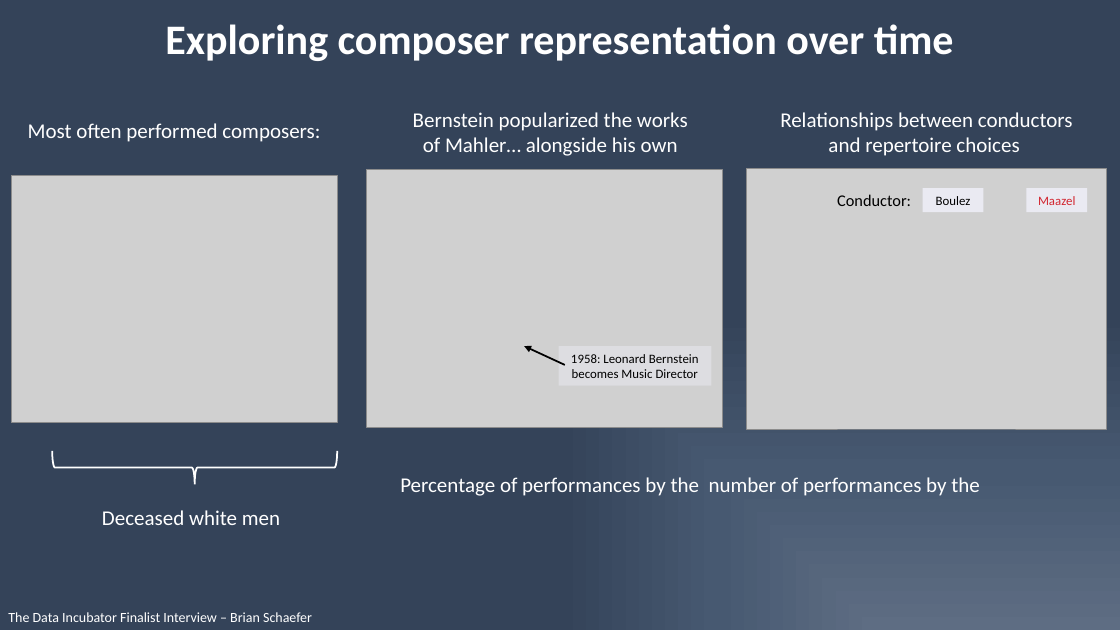
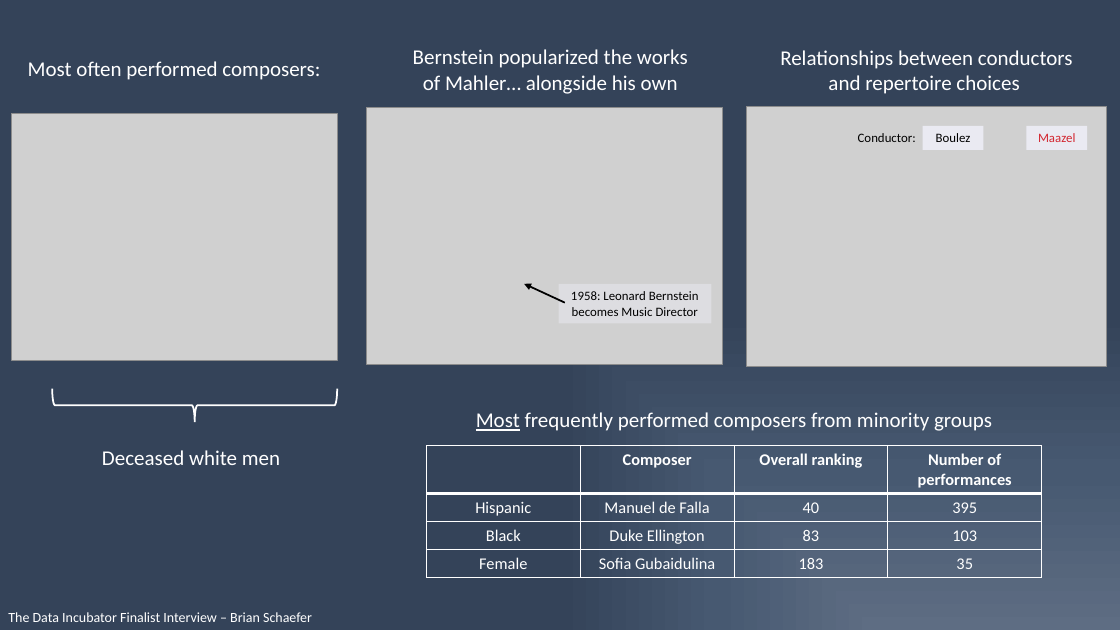
Before and after one commit to physinet/NY-Phil-EDA, a slide deck: slide 3 of interview_pitch.pptx. Drawn at 1120x630 pixels with LibreOffice and Linux fonts; fonts in the diff are those of the drawing; grey boxes stand for pictures. Boxes give left, top, right and bottom in pixels: in the first picture for what was removed or moved away, otherwise in the second. Text is boxed around its words. In the diff, an @@ line names an element or a change of style, - is before the commit and + after.

Commit message:
Try to look for female composers
Not trivial to match names - need exact match?

```diff
--- a/interview_pitch.pptx
+++ b/interview_pitch.pptx
@@ title removed at <box>165,24,954,61</box> @@
-Exploring composer representation over time
@@ 2 pictures, 2 texts: place and size @@
-2 pictures, 2 texts at <box>11,112,1107,429</box>
+2 pictures, 2 texts at <box>11,49,1107,366</box>
@@ text "Conductor:": place and size @@
-text "Conductor:" at <box>837,194,911,206</box>
+text "Conductor:" at <box>858,133,916,142</box>
@@ text "Conductor:" at <box>858,133,916,142</box>: size 14 to 11 pt @@
@@ 3 rectangles, 2 texts, 1 picture, 1 right brace, 1 arrow: place and size @@
-3 rectangles, 2 texts, 1 picture, 1 right brace, 1 arrow at <box>28,123,1087,525</box>
+3 rectangles, 2 texts, 1 picture, 1 right brace, 1 arrow at <box>28,61,1087,465</box>
@@ text added at <box>476,412,992,431</box>, 18 pt, text #FFFFFF @@
+Most frequently performed composers from minority groups
@@ table added at <box>427,446,1042,578</box>, 4 rows, 4 columns @@
+ | Composer | Overall ranking | Number of performances
+Hispanic | Manuel de Falla | 40 | 395
+Black | Duke Ellington | 83 | 103
+Female | Sofia Gubaidulina | 183 | 35
@@ text removed at <box>400,477,979,496</box> @@
-Percentage of performances by the number of performances by the
```
Also in this commit, not shown: 1 other slide changed, 1 other file.
